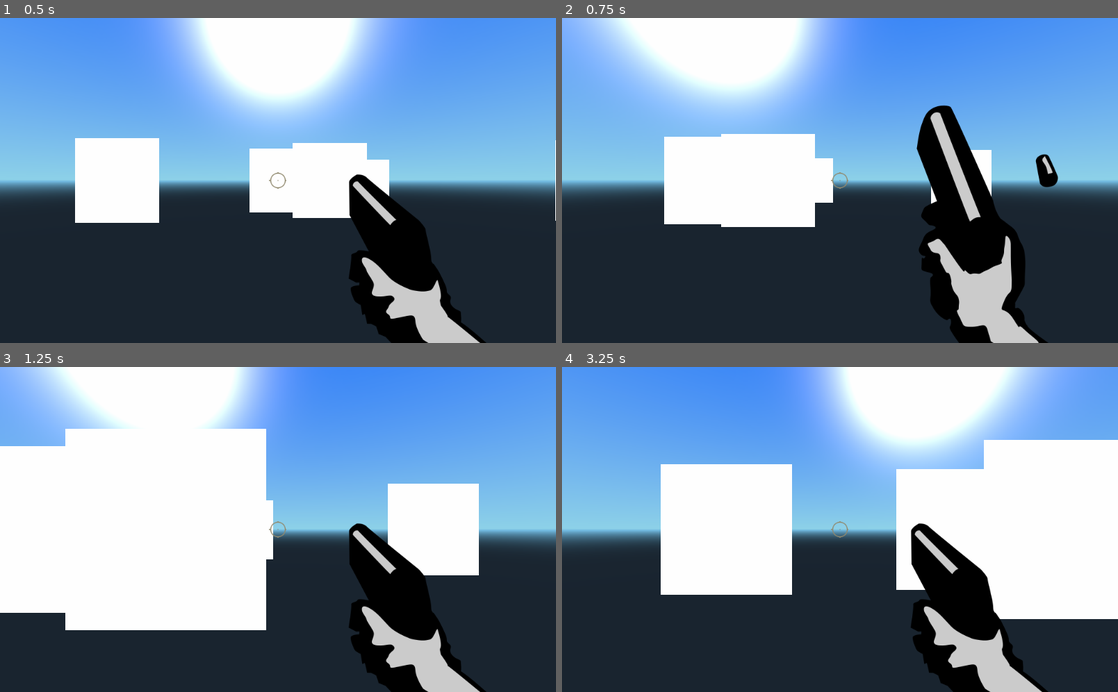
Above: before the commit, frames 1-4 (two rows, left to right).
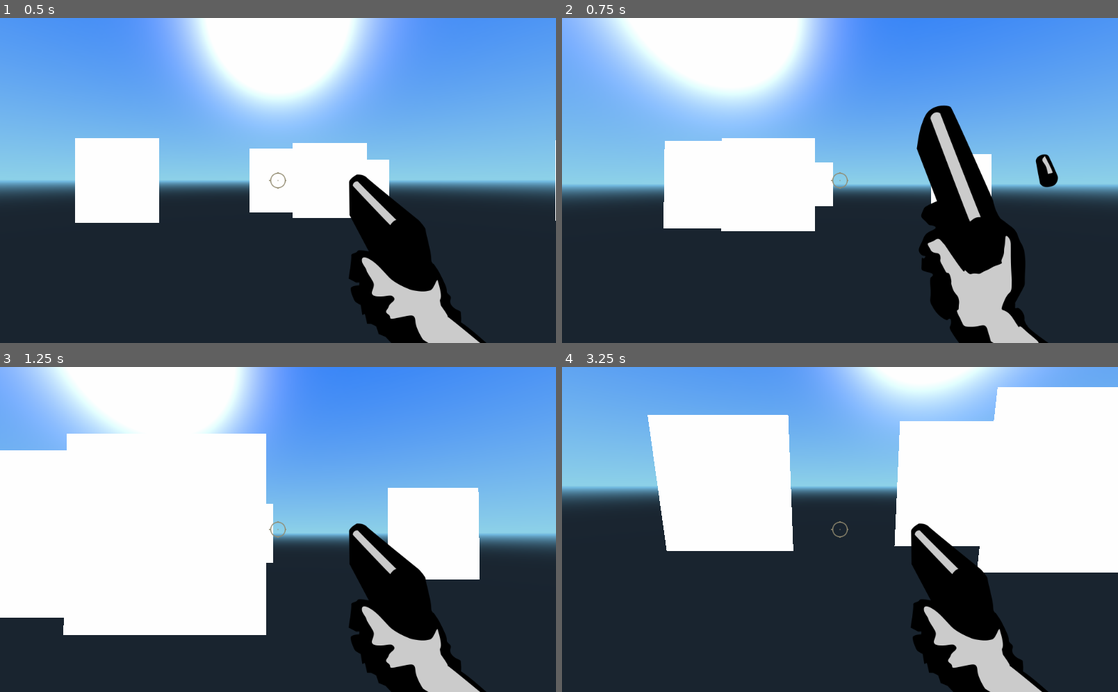
Above: after the commit, the same moments.

Repository: namanjainv/game-design
Game: Godot game, scene res://World.tscn
Same seed, same stepped clock (60 frames per second), same inputs: the game is played once before the commit and once after it.
Inputs (mouse positions are in pixels of both pictures, inside the frame that each line leads up to):
- Up to frame 1 (0.5 s): no input
- Up to frame 2 (0.75 s): move the mouse to (867, 180) at 0.52 s; press the mouse at (867, 180) at 0.53 s; hold W (move_forwards) from 0.53 s (still down)
- Up to frame 3 (1.25 s): keep holding W (move_forwards)
- Up to frame 4 (3.25 s): keep holding W (move_forwards); move the mouse to (812, 529) at 1.27 s; release the mouse at (812, 529) at 1.28 s; click (812, 529) at 1.35 s; move the mouse to (851, 523) at 2.02 s; press the mouse at (851, 523) at 2.03 s; move the mouse to (834, 536) at 2.77 s; release the mouse at (834, 536) at 2.78 s; click (834, 536) at 2.85 s

Frame 1 is identical in both runs. In frame 2, 3.2% of the frame differs, in the area x 0-100%, y 35-66%; in frame 3, 2.8%; in frame 4, 29%, in the area x 0-100%, y 0-78%.

Commit message:
handling mouse rotations on vertical plane

Diff:
--- a/Assignment 1/Doom Clone/Player.gd
+++ b/Assignment 1/Doom Clone/Player.gd
@@ -2,6 +2,8 @@
 
 const MOVE_SPEED = 4
 const MOUSE_SENS = 0.5
+const MIN_ANGLE = -35.0
+const MAX_ANGLE = 35.0
 
 onready var anim_player = $AnimationPlayer
 onready var raycast = $RayCast
@@ -14,6 +16,11 @@
 func _input(event):
 	if event is InputEventMouseMotion:
 		rotation_degrees.y -= MOUSE_SENS * event.relative.x
+		rotation_degrees.x -= MOUSE_SENS * event.relative.y
+		if rotation_degrees.x < MIN_ANGLE:
+			rotation_degrees.x = MIN_ANGLE
+		if rotation_degrees.x > MAX_ANGLE:
+			rotation_degrees.x = MAX_ANGLE
 
 func _process(delta):
 	if Input.is_action_pressed("exit"):
